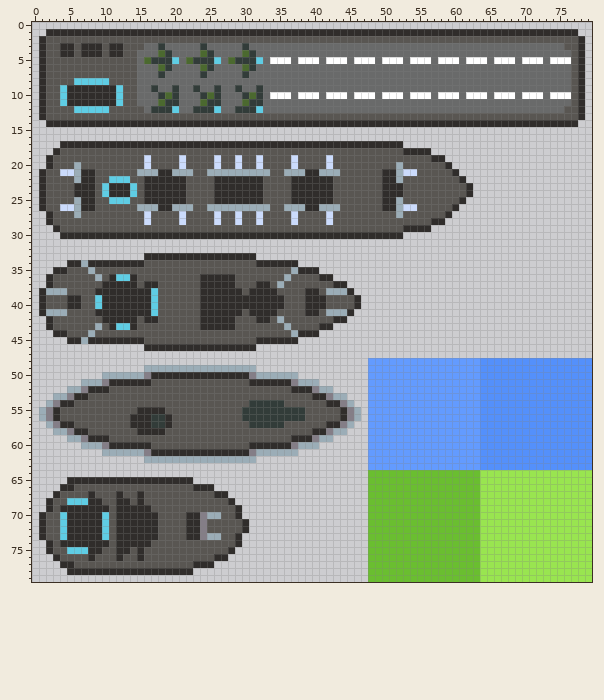
Edited in one commit: sprite sheet (src/assets/Spritesheet.png). The picture above was drawn from the file before the commit.
The file is 80x80 pixels.
And afterwards:
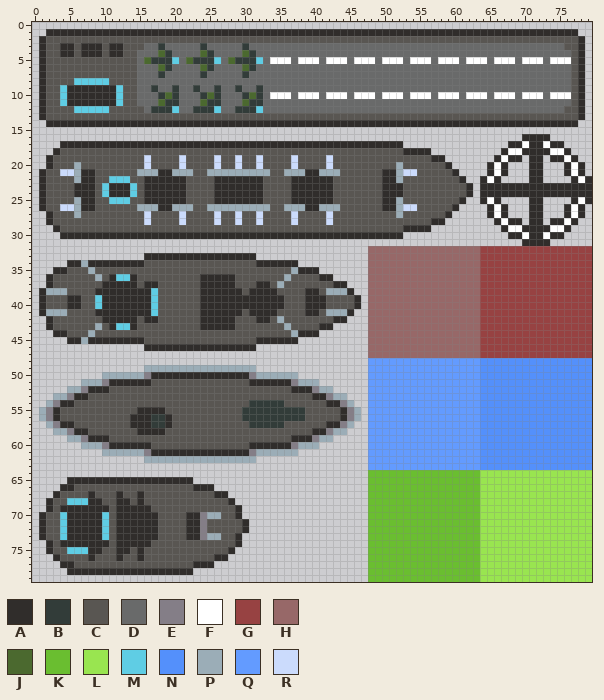
Palette (. is transparent): A #302d2b  B #323c39  C #595652  D #696a6a  E #847e87  F #ffffff  G #974242  H #976868  J #4b692f  K #6abe30  L #99e550  M #5fcde4  N #5490fb  P #9badb7  Q #639bff  R #cbdbfc
Log entry: Added Target and Targeted Tiles
The edit:
{"y":16,"x":70,"old":"....","new":"AAAA"}
{"y":17,"x":68,"old":"........","new":"AAFAAFAA"}
{"y":18,"x":67,"old":"..........","new":"AFFAAAAFFA"}
{"y":19,"x":66,"old":"....","new":"AFAA"}
{"y":19,"x":71,"old":"..","new":"AA"}
{"y":19,"x":74,"old":"....","new":"AAFA"}
{"y":20,"x":65,"old":"...","new":"AFA"}
{"y":20,"x":71,"old":"..","new":"AA"}
{"y":20,"x":76,"old":"...","new":"AFA"}
{"y":21,"x":65,"old":"...","new":"AFA"}
{"y":21,"x":71,"old":"..","new":"AA"}
{"y":21,"x":76,"old":"...","new":"AFA"}
{"y":22,"x":64,"old":"...","new":"AFA"}
{"y":22,"x":71,"old":"..","new":"AA"}
{"y":22,"x":77,"old":"...","new":"AFA"}
{"y":23,"x":64,"old":"................","new":"AAAAAAAAAAAAAAAA"}
{"y":24,"x":64,"old":"................","new":"AAAAAAAAAAAAAAAA"}
{"y":25,"x":64,"old":"...","new":"AFA"}
{"y":25,"x":71,"old":"..","new":"AA"}
{"y":25,"x":77,"old":"...","new":"AFA"}
{"y":26,"x":65,"old":"...","new":"AFA"}
{"y":26,"x":71,"old":"..","new":"AA"}
{"y":26,"x":76,"old":"...","new":"AFA"}
{"y":27,"x":65,"old":"...","new":"AFA"}
{"y":27,"x":71,"old":"..","new":"AA"}
{"y":27,"x":76,"old":"...","new":"AFA"}
{"y":28,"x":66,"old":"....","new":"AFAA"}
{"y":28,"x":71,"old":"..","new":"AA"}
{"y":28,"x":74,"old":"....","new":"AAFA"}
{"y":29,"x":67,"old":"..........","new":"AFFAAAAFFA"}
{"y":30,"x":68,"old":"........","new":"AAFAAFAA"}
{"y":31,"x":70,"old":"....","new":"AAAA"}
{"y":32,"x":48,"old":"................................","new":"HHHHHHHHHHHHHHHHGGGGGGGGGGGGGGGG"}
{"y":33,"x":48,"old":"................................","new":"HHHHHHHHHHHHHHHHGGGGGGGGGGGGGGGG"}
{"y":34,"x":48,"old":"................................","new":"HHHHHHHHHHHHHHHHGGGGGGGGGGGGGGGG"}
{"y":35,"x":48,"old":"................................","new":"HHHHHHHHHHHHHHHHGGGGGGGGGGGGGGGG"}
{"y":36,"x":48,"old":"................................","new":"HHHHHHHHHHHHHHHHGGGGGGGGGGGGGGGG"}
{"y":37,"x":48,"old":"................................","new":"HHHHHHHHHHHHHHHHGGGGGGGGGGGGGGGG"}
{"y":38,"x":48,"old":"................................","new":"HHHHHHHHHHHHHHHHGGGGGGGGGGGGGGGG"}
{"y":39,"x":48,"old":"................................","new":"HHHHHHHHHHHHHHHHGGGGGGGGGGGGGGGG"}
{"y":40,"x":48,"old":"................................","new":"HHHHHHHHHHHHHHHHGGGGGGGGGGGGGGGG"}
{"y":41,"x":48,"old":"................................","new":"HHHHHHHHHHHHHHHHGGGGGGGGGGGGGGGG"}
{"y":42,"x":48,"old":"................................","new":"HHHHHHHHHHHHHHHHGGGGGGGGGGGGGGGG"}
{"y":43,"x":48,"old":"................................","new":"HHHHHHHHHHHHHHHHGGGGGGGGGGGGGGGG"}
{"y":44,"x":48,"old":"................................","new":"HHHHHHHHHHHHHHHHGGGGGGGGGGGGGGGG"}
{"y":45,"x":48,"old":"................................","new":"HHHHHHHHHHHHHHHHGGGGGGGGGGGGGGGG"}
{"y":46,"x":48,"old":"................................","new":"HHHHHHHHHHHHHHHHGGGGGGGGGGGGGGGG"}
{"y":47,"x":48,"old":"................................","new":"HHHHHHHHHHHHHHHHGGGGGGGGGGGGGGGG"}
{"label":"added","picture_box":[368,134,592,358]}
